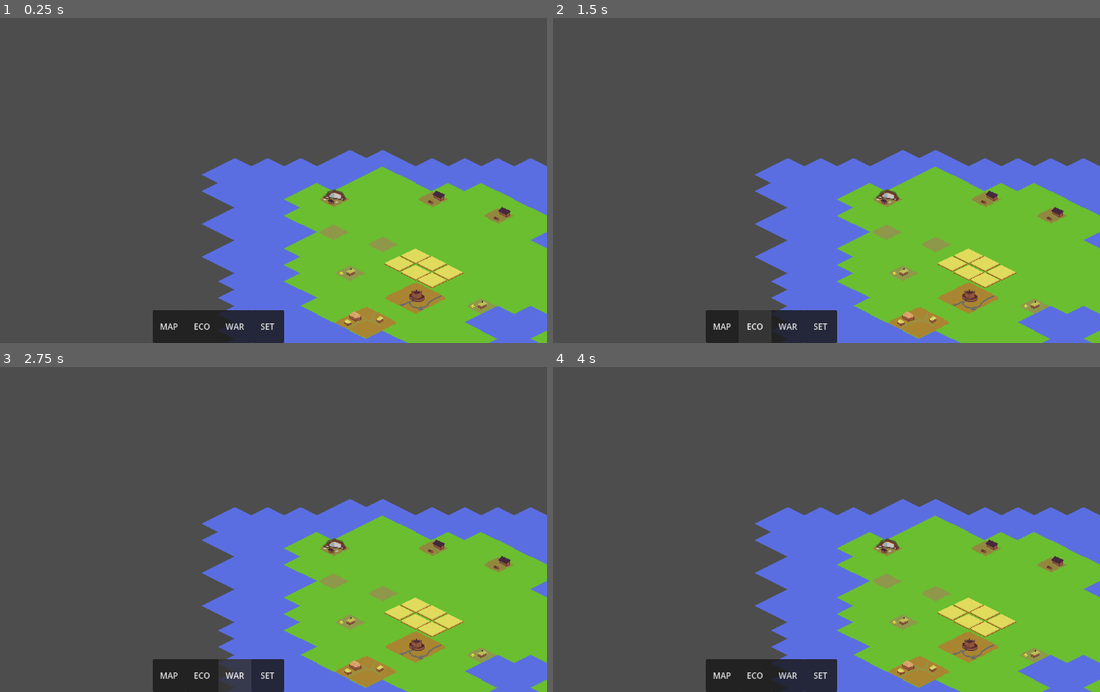
Above: before the commit, frames 1-4 (two rows, left to right).
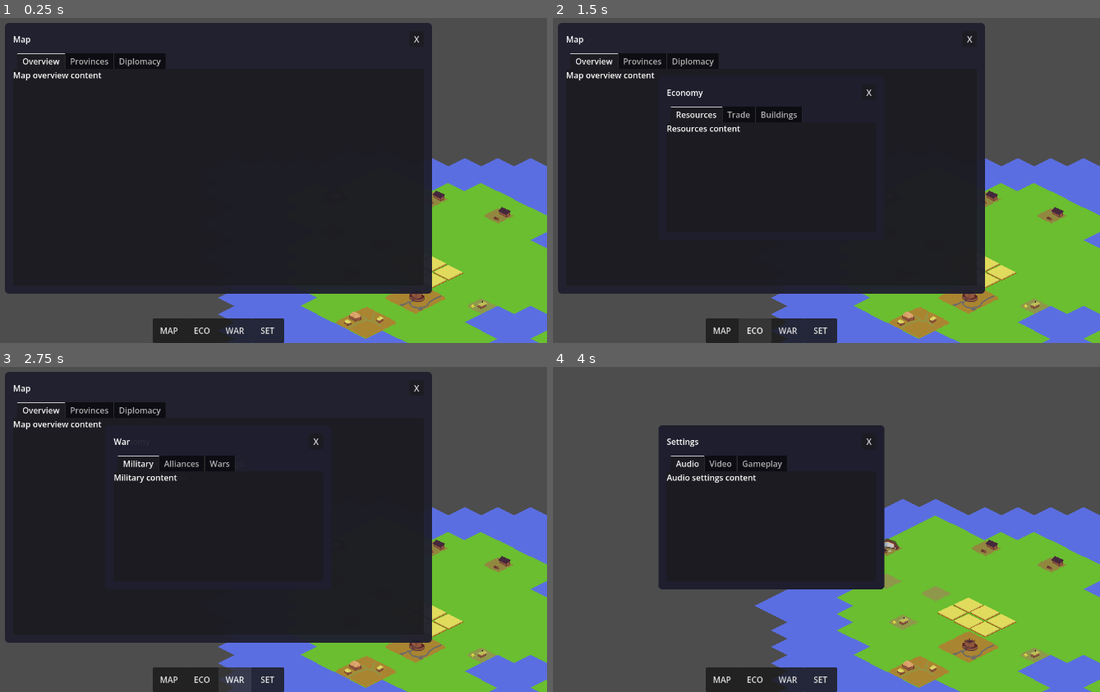
Above: after the commit, the same moments.

Repository: Charckle/strategemata_medieval
Game: Godot game, scene res://maps/overworld/test_maps/test_map_01/test_map_01.tscn
Two runs of this game, one before a commit and one after it. Both use one fixed random seed, a clock stepped at 60 frames per second and the inputs below. This scene is started directly instead of the project's main scene.
Inputs (mouse positions are in pixels of both pictures, inside the frame that each line leads up to):
- Up to frame 1 (0.25 s): no input
- Up to frame 2 (1.5 s): click "MAP" at 0.5 s; click "ECO" at 1.25 s
- Up to frame 3 (2.75 s): click "WAR" at 2 s
- Up to frame 4 (4 s): click "SET" at 2.75 s; click (968, 386) at 3.5 s, where only the run after the commit has a clickable "X"

The runs differ from the first frame. In frame 1, 66% of the frame differs, in the area x 0-79%, y 1-98%; in frame 2, 66%; in frame 3, 66%; in frame 4, 22%.

Commit message:
implemented basic ingame menus

Diff:
--- /dev/null
+++ b/menus/gui/base_bottom/basebottomGUI.gd
@@ -0,0 +1,46 @@
+extends CanvasLayer
+
+@onready var map_menu := $map_menu
+@onready var economy_menu := $economy_menu
+@onready var war_menu := $war_menu
+@onready var settings_menu := $settings_menu
+
+
+func _ready() -> void:
+	$Panel/map_btn.pressed.connect(_on_map_btn_pressed)
+	$Panel/economy_btn.pressed.connect(_on_economy_btn_pressed)
+	$Panel/war_btn.pressed.connect(_on_war_btn_pressed)
+	$Panel/settings_btn.pressed.connect(_on_settings_btn_pressed)
+
+
+func _on_map_btn_pressed() -> void:
+	_toggle_menu(map_menu)
+
+
+func _on_economy_btn_pressed() -> void:
+	_toggle_menu(economy_menu)
+
+
+func _on_war_btn_pressed() -> void:
+	_toggle_menu(war_menu)
+
+
+func _on_settings_btn_pressed() -> void:
+	_toggle_menu(settings_menu)
+
+
+func _toggle_menu(menu: Control) -> void:
+	if menu.visible:
+		# Already visible - bring to front in case others are on top
+		_bring_to_front(menu)
+	else:
+		if menu.has_method("show_menu"):
+			menu.show_menu()
+		else:
+			menu.visible = true
+		_bring_to_front(menu)
+
+
+func _bring_to_front(menu: Control) -> void:
+	var parent := menu.get_parent()
+	parent.move_child(menu, parent.get_child_count() - 1)
--- a/menus/gui/base_bottom/basebottomGUI.tscn
+++ b/menus/gui/base_bottom/basebottomGUI.tscn
@@ -1,6 +1,17 @@
 [gd_scene format=3 uid="uid://cqsfl6wcfmb6j"]
 
+[ext_resource type="Script" uid="uid://5pb6cgyfnhnt" path="res://menus/gui/base_bottom/basebottomGUI.gd" id="1_main"]
+[ext_resource type="Script" uid="uid://b1s2p2mvablma" path="res://menus/gui/base_bottom/draggable_menu.gd" id="2_draggable"]
+
+[sub_resource type="StyleBoxFlat" id="StyleBoxFlat_panel"]
+bg_color = Color(0.12, 0.12, 0.18, 0.95)
+corner_radius_top_left = 8
+corner_radius_top_right = 8
+corner_radius_bottom_right = 8
+corner_radius_bottom_left = 8
+
 [node name="BasebottomGUI" type="CanvasLayer" unique_id=956857993]
+script = ExtResource("1_main")
 
 [node name="Panel" type="Panel" parent="." unique_id=672924979]
 anchors_preset = 7
@@ -9,7 +20,7 @@
 anchor_right = 0.5
 anchor_bottom = 1.0
 offset_left = -128.0
-offset_top = -64.0
+offset_top = -48.0
 offset_right = 128.0
 grow_horizontal = 2
 grow_vertical = 0
@@ -17,27 +28,293 @@
 [node name="map_btn" type="Button" parent="Panel" unique_id=1967978685]
 layout_mode = 0
 offset_right = 64.0
-offset_bottom = 64.0
+offset_bottom = 48.0
 text = "MAP"
 
 [node name="economy_btn" type="Button" parent="Panel" unique_id=1959207728]
 layout_mode = 0
 offset_left = 64.0
 offset_right = 128.0
-offset_bottom = 64.0
+offset_bottom = 48.0
 text = "ECO"
 
 [node name="war_btn" type="Button" parent="Panel" unique_id=109808777]
 layout_mode = 0
 offset_left = 128.0
 offset_right = 192.0
-offset_bottom = 64.0
+offset_bottom = 48.0
 text = "WAR"
 
 [node name="settings_btn" type="Button" parent="Panel" unique_id=2075683938]
 layout_mode = 0
 offset_left = 192.0
 offset_right = 256.0
-offset_bottom = 64.0
-text = "SET
-"
+offset_bottom = 48.0
+text = "SET"
+
+[node name="map_menu" type="PanelContainer" parent="." unique_id=110571874]
+offset_left = 224.0
+offset_top = 96.0
+offset_right = 1056.0
+offset_bottom = 624.0
+theme_override_styles/panel = SubResource("StyleBoxFlat_panel")
+script = ExtResource("2_draggable")
+menu_title = "Map"
+
+[node name="margin" type="MarginContainer" parent="map_menu" unique_id=1012879300]
+layout_mode = 2
+theme_override_constants/margin_left = 16
+theme_override_constants/margin_top = 16
+theme_override_constants/margin_right = 16
+theme_override_constants/margin_bottom = 16
+
+[node name="vbox" type="VBoxContainer" parent="map_menu/margin" unique_id=1465643937]
+layout_mode = 2
+theme_override_constants/separation = 12
+
+[node name="header" type="HBoxContainer" parent="map_menu/margin/vbox" unique_id=493859142]
+layout_mode = 2
+mouse_filter = 2
+theme_override_constants/separation = 8
+
+[node name="title" type="Label" parent="map_menu/margin/vbox/header" unique_id=694526473]
+layout_mode = 2
+size_flags_horizontal = 3
+text = "Map"
+
+[node name="close_btn" type="Button" parent="map_menu/margin/vbox/header" unique_id=31318979]
+custom_minimum_size = Vector2(28, 28)
+layout_mode = 2
+text = "X"
+
+[node name="tabs" type="TabContainer" parent="map_menu/margin/vbox" unique_id=1923431865]
+layout_mode = 2
+size_flags_vertical = 3
+current_tab = 0
+
+[node name="Overview" type="VBoxContainer" parent="map_menu/margin/vbox/tabs" unique_id=47764997]
+layout_mode = 2
+metadata/_tab_index = 0
+
+[node name="Label" type="Label" parent="map_menu/margin/vbox/tabs/Overview" unique_id=930196907]
+layout_mode = 2
+text = "Map overview content"
+
+[node name="Provinces" type="VBoxContainer" parent="map_menu/margin/vbox/tabs" unique_id=514889972]
+visible = false
+layout_mode = 2
+metadata/_tab_index = 1
+
+[node name="Label" type="Label" parent="map_menu/margin/vbox/tabs/Provinces" unique_id=112756277]
+layout_mode = 2
+text = "Provinces content"
+
+[node name="Diplomacy" type="VBoxContainer" parent="map_menu/margin/vbox/tabs" unique_id=548468031]
+visible = false
+layout_mode = 2
+metadata/_tab_index = 2
+
+[node name="Label" type="Label" parent="map_menu/margin/vbox/tabs/Diplomacy" unique_id=2089743352]
+layout_mode = 2
+text = "Diplomacy content"
+
+[node name="economy_menu" type="PanelContainer" parent="." unique_id=733854810]
+visible = false
+offset_left = 420.0
+offset_top = 200.0
+offset_right = 860.0
+offset_bottom = 520.0
+theme_override_styles/panel = SubResource("StyleBoxFlat_panel")
+script = ExtResource("2_draggable")
+menu_title = "Economy"
+
+[node name="margin" type="MarginContainer" parent="economy_menu" unique_id=198862649]
+layout_mode = 2
+theme_override_constants/margin_left = 16
+theme_override_constants/margin_top = 16
+theme_override_constants/margin_right = 16
+theme_override_constants/margin_bottom = 16
+
+[node name="vbox" type="VBoxContainer" parent="economy_menu/margin" unique_id=1183294816]
+layout_mode = 2
+theme_override_constants/separation = 12
+
+[node name="header" type="HBoxContainer" parent="economy_menu/margin/vbox" unique_id=741212439]
+layout_mode = 2
+mouse_filter = 2
+theme_override_constants/separation = 8
+
+[node name="title" type="Label" parent="economy_menu/margin/vbox/header" unique_id=676214538]
+layout_mode = 2
+size_flags_horizontal = 3
+text = "Economy"
+
+[node name="close_btn" type="Button" parent="economy_menu/margin/vbox/header" unique_id=1149163479]
+custom_minimum_size = Vector2(28, 28)
+layout_mode = 2
+text = "X"
+
+[node name="tabs" type="TabContainer" parent="economy_menu/margin/vbox" unique_id=768368010]
+layout_mode = 2
+size_flags_vertical = 3
+current_tab = 0
+
+[node name="Resources" type="VBoxContainer" parent="economy_menu/margin/vbox/tabs" unique_id=763224628]
+layout_mode = 2
+metadata/_tab_index = 0
+
+[node name="Label" type="Label" parent="economy_menu/margin/vbox/tabs/Resources" unique_id=1244430796]
+layout_mode = 2
+text = "Resources content"
+
+[node name="Trade" type="VBoxContainer" parent="economy_menu/margin/vbox/tabs" unique_id=1844819315]
+visible = false
+layout_mode = 2
+metadata/_tab_index = 1
+
+[node name="Label" type="Label" parent="economy_menu/margin/vbox/tabs/Trade" unique_id=753235413]
+layout_mode = 2
+text = "Trade content"
+
+[node name="Buildings" type="VBoxContainer" parent="economy_menu/margin/vbox/tabs" unique_id=2040139432]
+visible = false
+layout_mode = 2
+metadata/_tab_index = 2
+
+[node name="Label" type="Label" parent="economy_menu/margin/vbox/tabs/Buildings" unique_id=1543648826]
+layout_mode = 2
+text = "Buildings content"
+
+[node name="war_menu" type="PanelContainer" parent="." unique_id=1949477651]
+visible = false
+offset_left = 420.0
+offset_top = 200.0
+offset_right = 860.0
+offset_bottom = 520.0
+theme_override_styles/panel = SubResource("StyleBoxFlat_panel")
+script = ExtResource("2_draggable")
+menu_title = "War"
+
+[node name="margin" type="MarginContainer" parent="war_menu" unique_id=1053525705]
+layout_mode = 2
+theme_override_constants/margin_left = 16
+theme_override_constants/margin_top = 16
+theme_override_constants/margin_right = 16
+theme_override_constants/margin_bottom = 16
+
+[node name="vbox" type="VBoxContainer" parent="war_menu/margin" unique_id=2147105178]
+layout_mode = 2
+theme_override_constants/separation = 12
+
+[node name="header" type="HBoxContainer" parent="war_menu/margin/vbox" unique_id=961152120]
+layout_mode = 2
+mouse_filter = 2
+theme_override_constants/separation = 8
+
+[node name="title" type="Label" parent="war_menu/margin/vbox/header" unique_id=903133423]
+layout_mode = 2
+size_flags_horizontal = 3
+text = "War"
+
+[node name="close_btn" type="Button" parent="war_menu/margin/vbox/header" unique_id=1861027746]
+custom_minimum_size = Vector2(28, 28)
+layout_mode = 2
+text = "X"
+
+[node name="tabs" type="TabContainer" parent="war_menu/margin/vbox" unique_id=1319147194]
+layout_mode = 2
+size_flags_vertical = 3
+current_tab = 0
+
+[node name="Military" type="VBoxContainer" parent="war_menu/margin/vbox/tabs" unique_id=1830100081]
+layout_mode = 2
+metadata/_tab_index = 0
+
+[node name="Label" type="Label" parent="war_menu/margin/vbox/tabs/Military" unique_id=332577333]
+layout_mode = 2
+text = "Military content"
+
+[node name="Alliances" type="VBoxContainer" parent="war_menu/margin/vbox/tabs" unique_id=1449656036]
+visible = false
+layout_mode = 2
+metadata/_tab_index = 1
+
+[node name="Label" type="Label" parent="war_menu/margin/vbox/tabs/Alliances" unique_id=1370428403]
+layout_mode = 2
+text = "Alliances content"
+
+[node name="Wars" type="VBoxContainer" parent="war_menu/margin/vbox/tabs" unique_id=128505888]
+visible = false
+layout_mode = 2
+metadata/_tab_index = 2
+
+[node name="Label" type="Label" parent="war_menu/margin/vbox/tabs/Wars" unique_id=2127039925]
+layout_mode = 2
+text = "Active wars content"
+
+[node name="settings_menu" type="PanelContainer" parent="." unique_id=1003244573]
+visible = false
+offset_left = 420.0
+offset_top = 200.0
+offset_right = 860.0
+offset_bottom = 520.0
+theme_override_styles/panel = SubResource("StyleBoxFlat_panel")
+script = ExtResource("2_draggable")
+menu_title = "Settings"
+
+[node name="margin" type="MarginContainer" parent="settings_menu" unique_id=933055740]
+layout_mode = 2
+theme_override_constants/margin_left = 16
+theme_override_constants/margin_top = 16
+theme_override_constants/margin_right = 16
+theme_override_constants/margin_bottom = 16
+
+[node name="vbox" type="VBoxContainer" parent="settings_menu/margin" unique_id=591436281]
+layout_mode = 2
+theme_override_constants/separation = 12
+
+[node name="header" type="HBoxContainer" parent="settings_menu/margin/vbox" unique_id=502198765]
+layout_mode = 2
+mouse_filter = 2
+theme_override_constants/separation = 8
+
+[node name="title" type="Label" parent="settings_menu/margin/vbox/header" unique_id=1955520760]
+layout_mode = 2
+size_flags_horizontal = 3
+text = "Settings"
+
+[node name="close_btn" type="Button" parent="settings_menu/margin/vbox/header" unique_id=1391109410]
+custom_minimum_size = Vector2(28, 28)
+layout_mode = 2
+text = "X"
+
+[node name="tabs" type="TabContainer" parent="settings_menu/margin/vbox" unique_id=141757905]
+layout_mode = 2
+size_flags_vertical = 3
+current_tab = 0
+
+[node name="Audio" type="VBoxContainer" parent="settings_menu/margin/vbox/tabs" unique_id=886583502]
+layout_mode = 2
+metadata/_tab_index = 0
+
+[node name="Label" type="Label" parent="settings_menu/margin/vbox/tabs/Audio" unique_id=1225261223]
+layout_mode = 2
+text = "Audio settings content"
+
+[node name="Video" type="VBoxContainer" parent="settings_menu/margin/vbox/tabs" unique_id=1248756573]
+visible = false
+layout_mode = 2
+metadata/_tab_index = 1
+
+[node name="Label" type="Label" parent="settings_menu/margin/vbox/tabs/Video" unique_id=582567864]
+layout_mode = 2
+text = "Video settings content"
+
+[node name="Gameplay" type="VBoxContainer" parent="settings_menu/margin/vbox/tabs" unique_id=1765294011]
+visible = false
+layout_mode = 2
+metadata/_tab_index = 2
+
+[node name="Label" type="Label" parent="settings_menu/margin/vbox/tabs/Gameplay" unique_id=1147833269]
+layout_mode = 2
+text = "Gameplay settings content"
--- /dev/null
+++ b/menus/gui/base_bottom/draggable_menu.gd
@@ -0,0 +1,46 @@
+extends PanelContainer
+
+## Panel with header (title + close button). Centers on show.
+
+@export var menu_title: String = "Menu"
+
+var _close_btn: Button
+
+
+func _ready() -> void:
+	_close_btn = $margin/vbox/header/close_btn
+	_close_btn.pressed.connect(_on_close_pressed)
+	$margin/vbox/header.gui_input.connect(_on_header_or_tabs_gui_input)
+	$margin/vbox/tabs.gui_input.connect(_on_header_or_tabs_gui_input)
+	var title_lbl := $margin/vbox/header.get_node_or_null("title")
+	if title_lbl is Label:
+		title_lbl.text = menu_title
+	_center_on_screen()
+
+
+func _center_on_screen() -> void:
+	var viewport_size := get_viewport_rect().size
+	var sz := size
+	offset_left = viewport_size.x / 2.0 - sz.x / 2.0
+	offset_top = viewport_size.y / 2.0 - sz.y / 2.0
+	offset_right = offset_left + sz.x
+	offset_bottom = offset_top + sz.y
+
+
+func _on_close_pressed() -> void:
+	visible = false
+
+
+func _on_header_or_tabs_gui_input(event: InputEvent) -> void:
+	if event is InputEventMouseButton and event.button_index == MOUSE_BUTTON_LEFT and event.pressed:
+		_bring_self_to_front()
+
+
+func _bring_self_to_front() -> void:
+	var parent := get_parent()
+	parent.move_child(self, parent.get_child_count() - 1)
+
+
+func show_menu() -> void:
+	_center_on_screen()
+	visible = true
Not shown, added: menus/gui/base_bottom/basebottomGUI.gd.uid
Not shown, added: menus/gui/base_bottom/draggable_menu.gd.uid
Binary file changed: sprites/overworld/map_tiles/summer/road/road.aseprite
